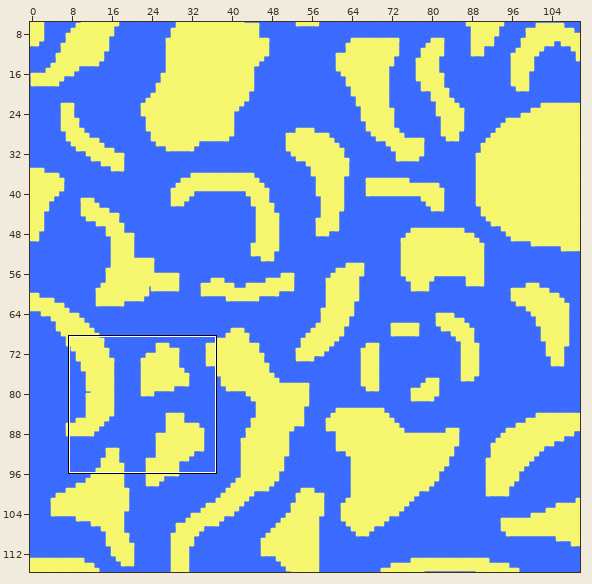
Tiled map -- levels/level1.tmx. Above: a wide view before the commit, with the close-up outlined.
Close-up. As it was:
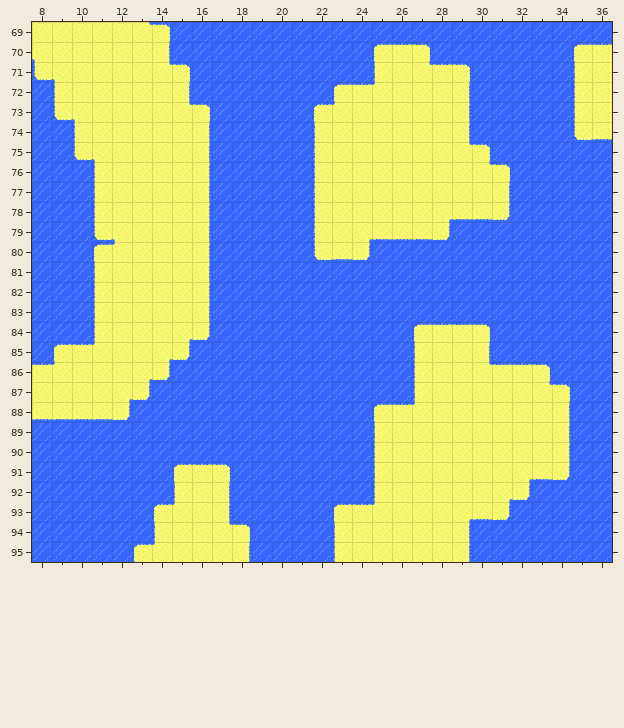
Cells are 32x32 px. Shown: x 8..36, y 69..95. The commit also changed other parts of the map, which this record leaves out. Tiles whose own drawing changed are shown in their newer look in all pictures.
After:
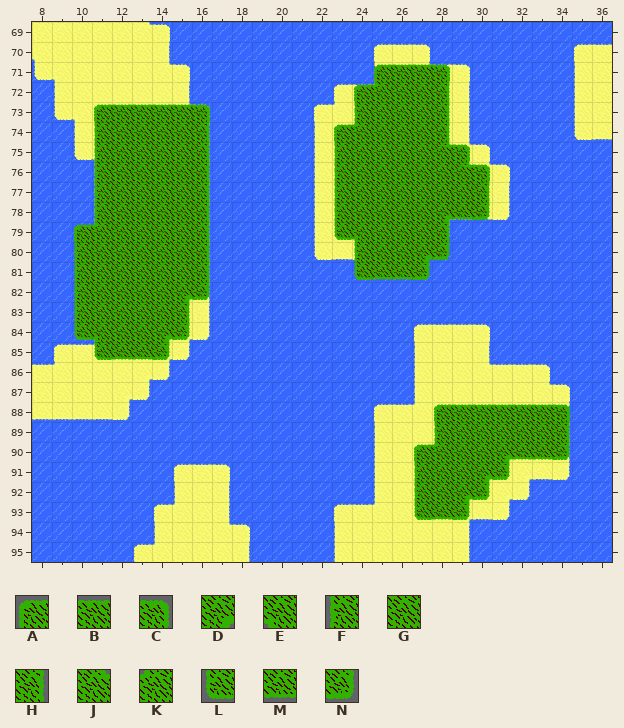
Key: from "GroundTerrain": A 0, B 1, C 2, D 3, E 4, F 5, G 6, H 7, J 8, K 9, L 10, M 11, N 12.
_ is an empty cell.
Tiles of an added or newly shown layer are drawn over the layers below it.
Change:
{"where": "layer \"Ground\" (added)"}
{"y":71,"x":25,"old":"____","new":"ABBC"}
{"y":72,"x":24,"old":"_____","new":"AKGGH"}
{"y":73,"x":11,"old":"______","new":"ABBBBC"}
{"y":73,"x":24,"old":"_____","new":"FGGGH"}
{"y":74,"x":11,"old":"______","new":"FGGGGH"}
{"y":74,"x":23,"old":"______","new":"AKGGGH"}
{"y":75,"x":11,"old":"______","new":"FGGGGH"}
{"y":75,"x":23,"old":"_______","new":"FGGGGJC"}
{"y":76,"x":11,"old":"______","new":"FGGGGH"}
{"y":76,"x":23,"old":"________","new":"FGGGGGJC"}
{"y":77,"x":11,"old":"______","new":"FGGGGH"}
{"y":77,"x":23,"old":"________","new":"FGGGGGGH"}
{"y":78,"x":11,"old":"______","new":"FGGGGH"}
{"y":78,"x":23,"old":"________","new":"FGGGGDMN"}
{"y":79,"x":10,"old":"_______","new":"AKGGGGH"}
{"y":79,"x":23,"old":"______","new":"LEGGGH"}
{"y":80,"x":10,"old":"_______","new":"FGGGGGH"}
{"y":80,"x":24,"old":"_____","new":"FGGDN"}
{"y":81,"x":10,"old":"_______","new":"FGGGGGH"}
{"y":81,"x":24,"old":"____","new":"LMMN"}
{"y":82,"x":10,"old":"_______","new":"FGGGGDN"}
{"y":83,"x":10,"old":"______","new":"FGGGGH"}
{"y":84,"x":10,"old":"______","new":"LEGGDN"}
{"y":85,"x":11,"old":"____","new":"LMMN"}
{"y":88,"x":28,"old":"_______","new":"ABBBBBC"}
{"y":89,"x":28,"old":"_______","new":"FGGGGGH"}
{"y":90,"x":27,"old":"________","new":"AKGGDMMN"}
{"y":91,"x":27,"old":"_____","new":"FGGDN"}
{"y":92,"x":27,"old":"____","new":"FGDN"}
{"y":93,"x":27,"old":"___","new":"LMN"}
